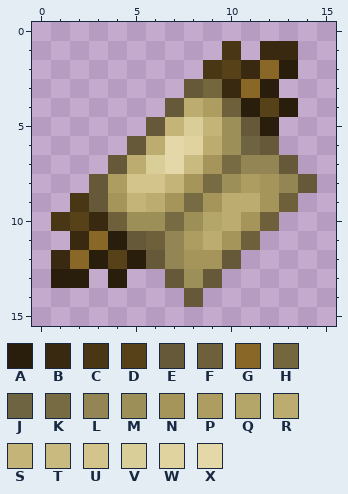
Two states of a pixel-art sprite, src/main/resources/assets/sticky_foundations/textures/resources/palladium/palladium_foil.png. The first picture shows the starting point.
The file is 16x16 pixels. Pixels under 10% opacity are left out. Colours within 5 levels of each other are drawn and written as one.
Palette (. is transparent): A #281e0b  B #382910  C #493615  D #564119  E #655939  F #6d603b  G #896727  H #74663d  J #6e6441  K #776b43  L #938654  M #9d8f58  N #a5955a  P #ae9d61  Q #b4a668  R #bcac6f  S #c4b478  T #c9bb7f  U #d3c48c  V #d9cd98  W #e0d39f  X #e5d8a8
Pixels before, first column x 1:
 1 .........C.BB.
 2 ........CDBGA.
 3 .......EHBGA..
 4 ......ERPFADA.
 5 .....ESVSMEA..
 6 ....ERXWRMJE..
 7 ...ERVXTNKLLE.
 8 ..EPUUSNKMPNLE
 9 .CENSRNKNRRNF.
10 CDBFMMKMQRNF..
11 .BGAEFLPRNF...
12 BGADAELNNE....
13 AA.A..EME.....
14 .......E......
Once edited:
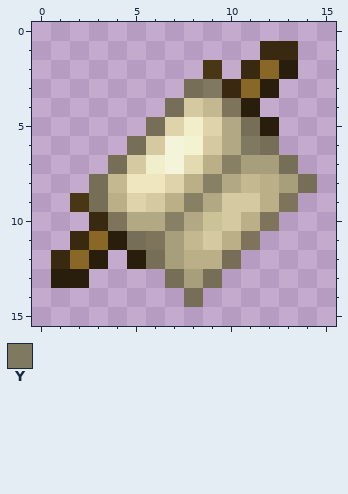
Colours new in this view: Y #7f7961
The edit:
Colour E changes from #655939 to #766e57.
Colour F changes from #6d603b to #7d745b.
Colour K changes from #776b43 to #888065.
Colour L changes from #938654 to #a79e7c.
Colour M changes from #9d8f58 to #b2a883.
Colour N changes from #a5955a to #baaf87.
Colour P changes from #ae9d61 to #c3b88f.
Colour Q changes from #b4a668 to #cbc298.
Colour R changes from #bcac6f to #d4c9a0.
Colour S changes from #c4b478 to #ded3aa.
Colour T changes from #c9bb7f to #e4dab2.
Colour U changes from #d3c48c to #efe6c0.
Colour V changes from #d9cd98 to #f1efcb.
Colour W changes from #e0d39f to #f3f3d2.
Colour X changes from #e5d8a8 to #f4f4da.
The edit turns colour M into colour L in row 13 at x 8.
The edit turns colour N into colour M in row 9 at x 9.
The edit turns colour H into colour Y in row 3 at x 9.
The edit turns colour J into colour Y in row 6 at x 11.
Colour A is removed in row 4 at x 13; in row 13 at x 4.
Colour C is removed in row 1 at x 10; in row 10 at x 1.
Colour D is removed in row 2 at x 10; in row 4 at x 12; in row 10 at x 2; in row 12 at x 4.
Changed places in both pictures, as pixel boxes (x1, y1, x2, y2):
changed: (51, 41, 317, 307)
